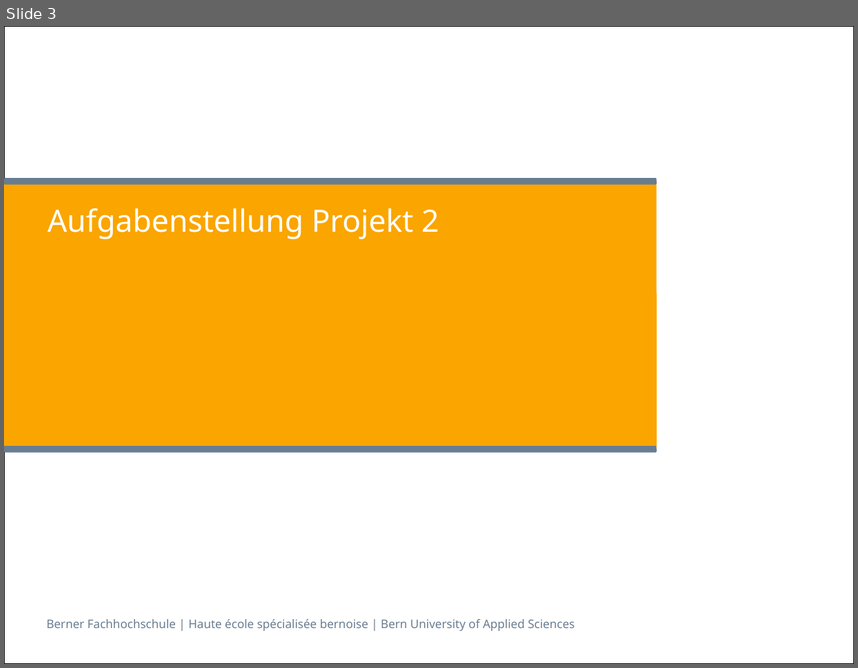
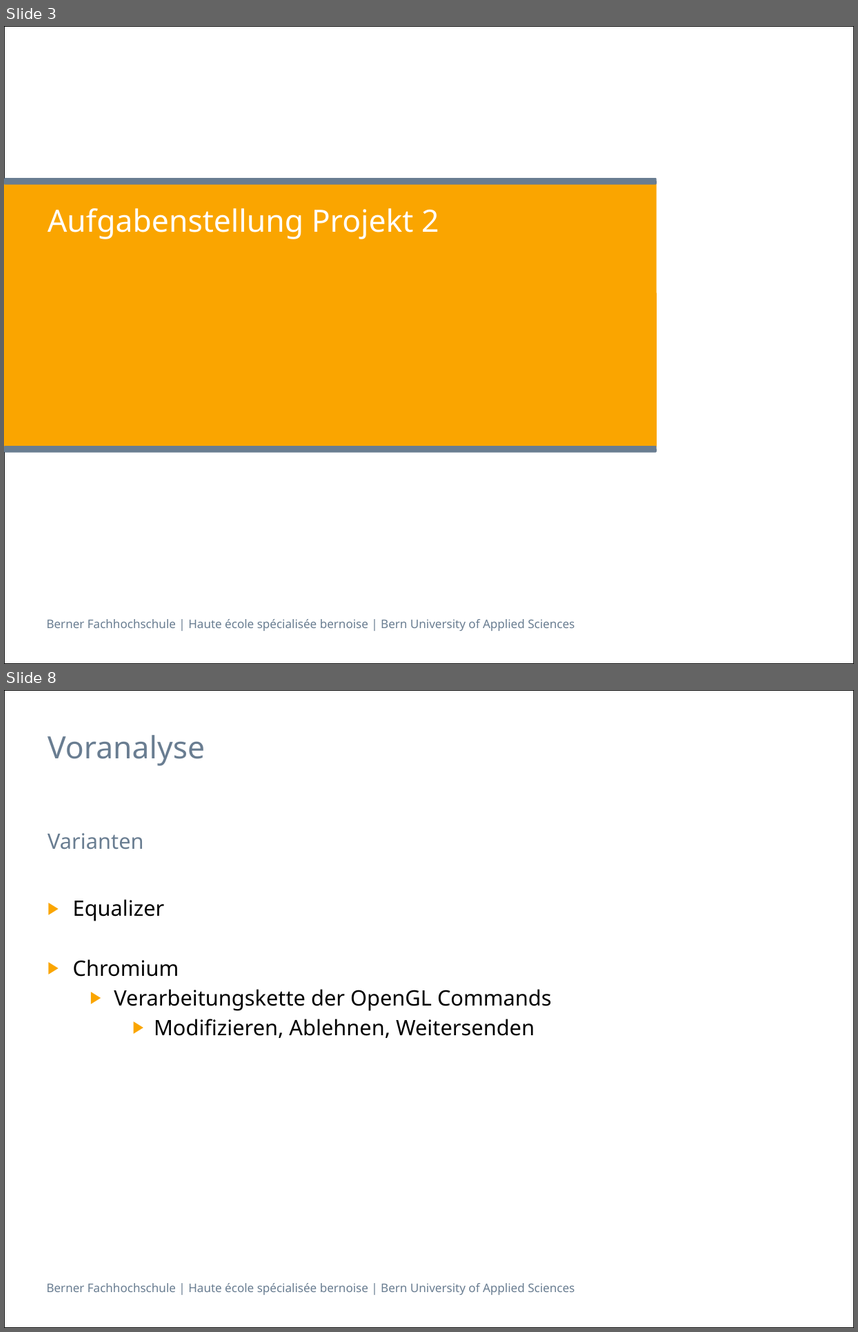
Before and after one commit to villj2/ch.bfh.cpvr.unitycave, a slide deck: docs/presentation/dani.pptx. Shown one above the other, each under a label of ours: slide 3 before the commit, slides 3 and 8 after it; the slides between them are not shown. The pictures are 858x668 and 858x1332 pixels, drawn with LibreOffice and Linux fonts; fonts in the diff are those of the drawing. Boxes give left, top, right and bottom in pixels: in the first picture for what was removed or moved away, otherwise in the second. Text is boxed around its words. In the diff, an @@ line names an element or a change of style, - is before the commit and + after.

```diff
--- a/docs/presentation/dani.pptx
+++ b/docs/presentation/dani.pptx
@@ slide 8 added at <box>4,690,854,1328</box>, background #FFFFFF; not listed: 2 template elements that a slide beside it also shows @@
@@ title added at <box>47,735,205,766</box>, 26 pt, text #697D91 @@
+Voranalyse
@@ text added at <box>47,833,144,849</box>, 18 pt, text #697D91 @@
+Varianten
@@ text added at <box>73,899,552,1038</box>, 18 pt, text #000000 @@
+▶ Equalizer
+▶ Chromium
+  ▶ Verarbeitungskette der OpenGL Commands
+    ▶ Modifizieren, Ablehnen, Weitersenden
```
Also in this commit, not shown: 2 slides changed, 27 other slides added, 1 slide removed.
